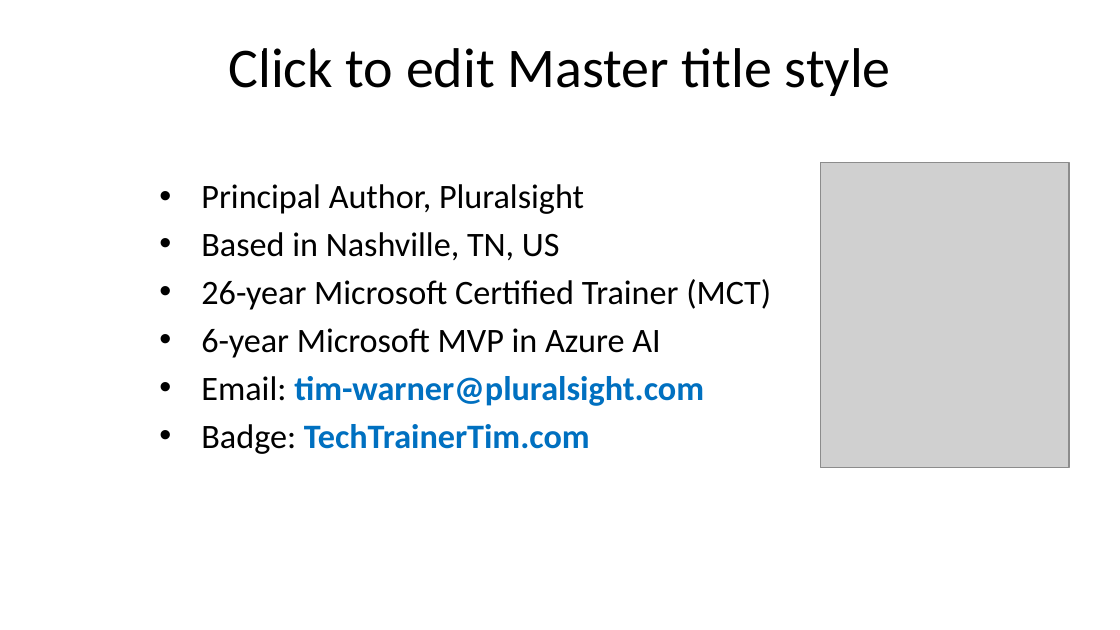
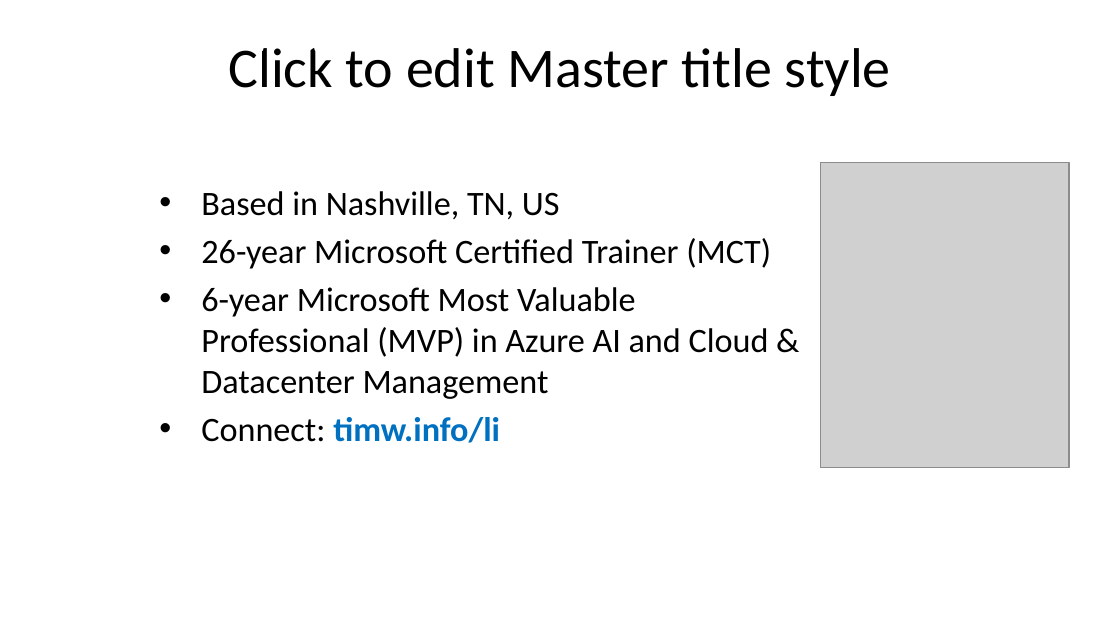
Before and after one commit to timothywarner-org/databricks, a slide deck: slide 2 of warner-databricks-slides.pptx. Drawn at 1120x630 pixels with LibreOffice and Linux fonts; fonts in the diff are those of the drawing; grey boxes stand for pictures; background and template pictures are left out. Boxes give left, top, right and bottom in pixels: in the first picture for what was removed or moved away, otherwise in the second. Text is boxed around its words. In the diff, an @@ line names an element or a change of style, - is before the commit and + after.

```diff
--- a/warner-databricks-slides.pptx
+++ b/warner-databricks-slides.pptx
@@ text at [201,184,584,214]: paragraph removed @@
-• Principal Author, Pluralsight
@@ text at [201,287,769,443]: text changed; text colour #0070C0 to #000000; bold off @@
-• 6-year Microsoft MVP in Azure AI
-• Email: tim-warner@pluralsight.com
-• Badge: TechTrainerTim.com
+• 6-year Microsoft Most Valuable Professional (MVP) in Azure AI and Cloud & Datacenter Management
+• Connect: timw.info/li
```
Also in this commit, not shown: 1 other slide changed, 3 slides added.
